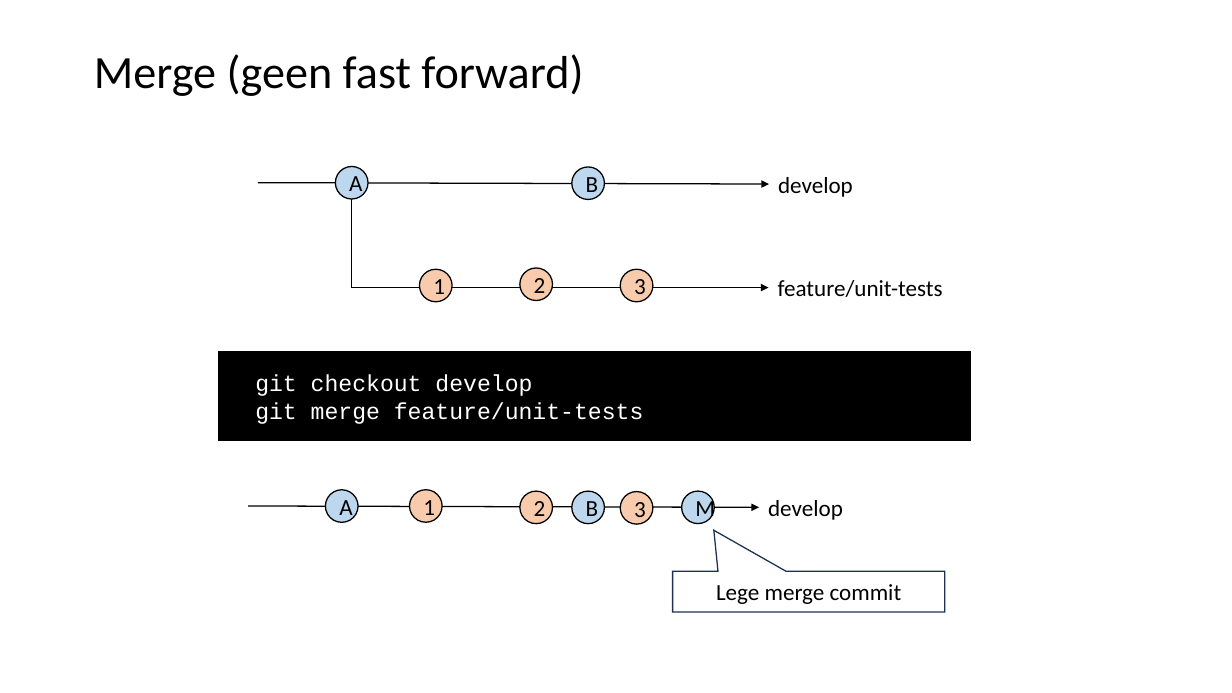
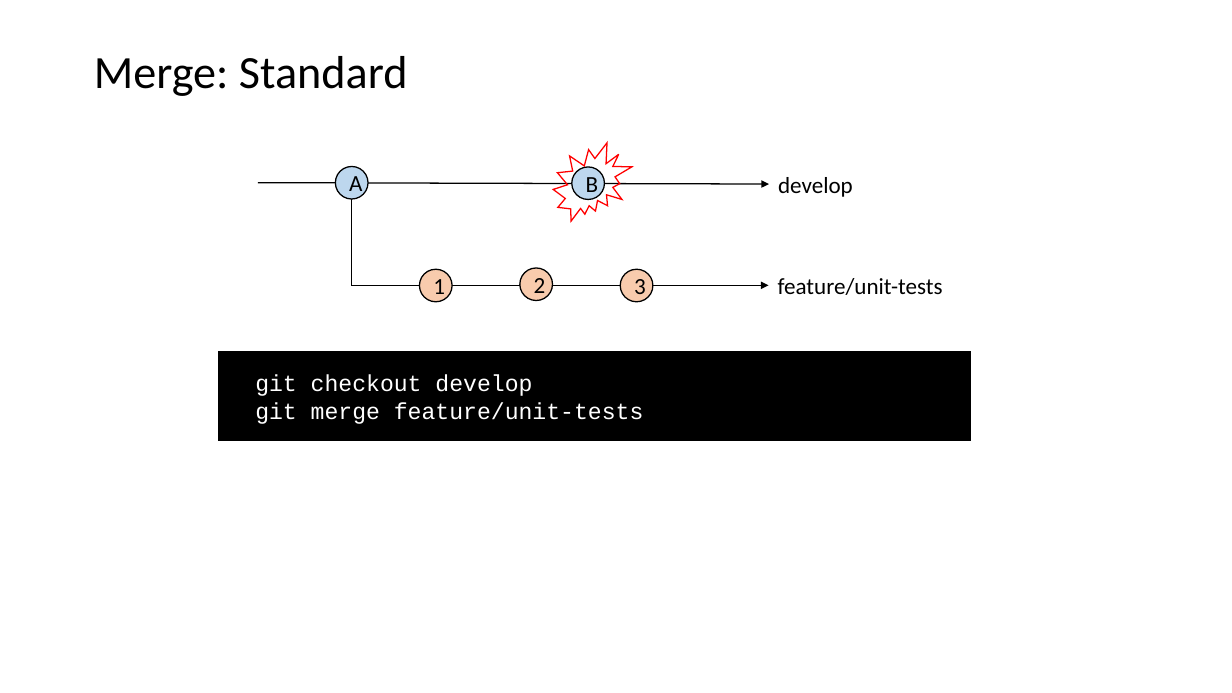
Before and after one commit to LFKoning/knowledge-sharing, a slide deck: slide 47 of git_course/1_basics/git_basic.pptx (slide 45 before the commit). Drawn at 1232x693 pixels with LibreOffice and Linux fonts; fonts in the diff are those of the drawing. Boxes give left, top, right and bottom in pixels: in the first picture for what was removed or moved away, otherwise in the second. Text is boxed around its words. In the diff, an @@ line names an element or a change of style, - is before the commit and + after.

```diff
--- a/git_course/1_basics/git_basic.pptx
+++ b/git_course/1_basics/git_basic.pptx
@@ title at <box>94,56,408,96</box>: text changed @@
-Merge (geen fast forward)
+Merge: Standard
@@ irregular seal added at <box>554,143,632,222</box>, outline #FF0000 1 pt @@
@@ elbow arrow (352, 199) - (769, 286): route changed @@
@@ group removed at <box>248,490,843,524</box>: 6 ellipses, 1 arrow, 1 text @@
-develop
-A
-2
-1
-3
-B
-M
@@ speech box removed at <box>673,571,945,612</box> @@
-Lege merge commit
```
Also in this commit, not shown: 1 other slide changed, 6 slides added, 6 slides removed, 3 other files.
